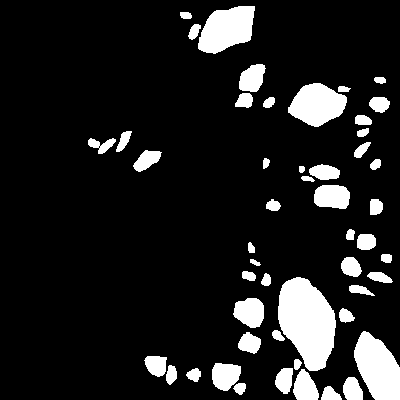
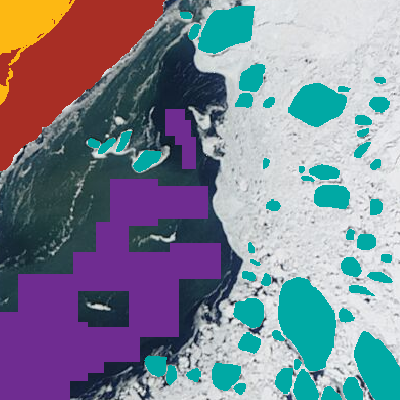
Two versions of the same layered image (400x400). Layer-by-layer changes:
hid "ice floes" (1st of 2) over [left=0, top=0, right=400, bottom=400]
added layer "water samples" above "landmask" over [left=0, top=109, right=221, bottom=400]
